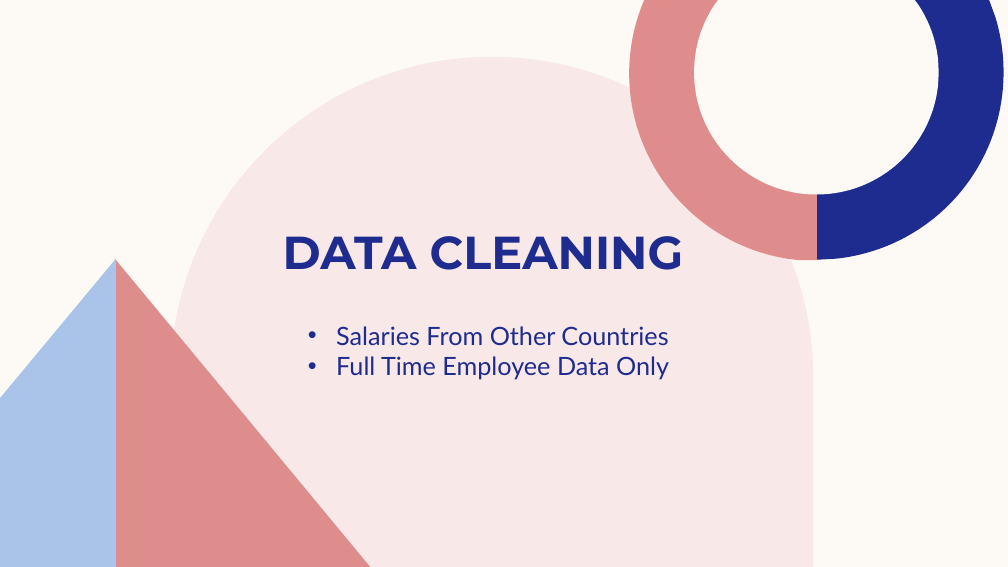
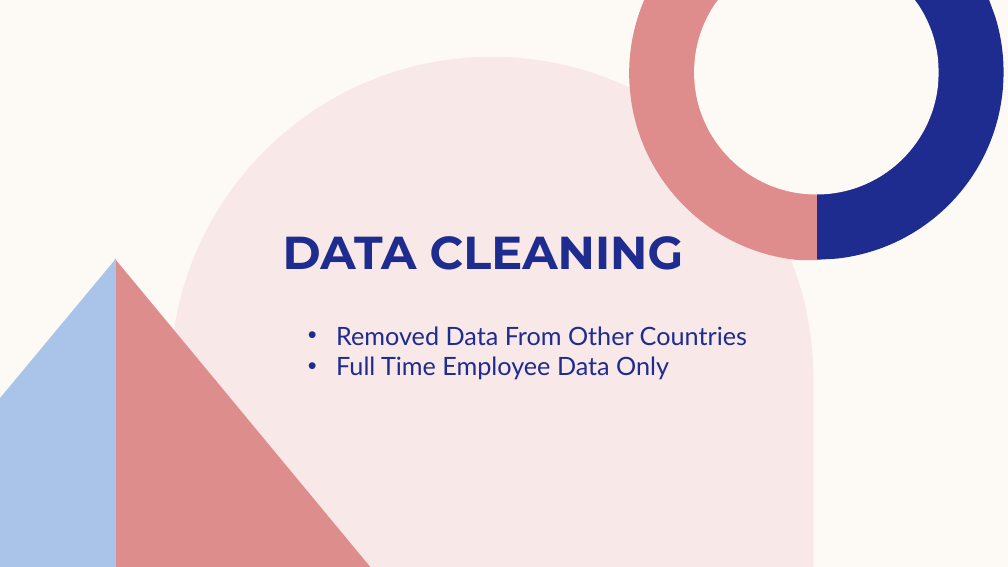
Before and after one commit to joshlynj/ds_salaries, a slide deck: slide 4 of powerpoint/Data Science Salaries from 2022-2023 pt2.pptx. Drawn at 1008x567 pixels with LibreOffice and Linux fonts; fonts in the diff are those of the drawing. Boxes give left, top, right and bottom in pixels: in the first picture for what was removed or moved away, otherwise in the second. Text is boxed around its words. In the diff, an @@ line names an element or a change of style, - is before the commit and + after.

```diff
--- a/powerpoint/Data Science Salaries from 2022-2023 pt2.pptx
+++ b/powerpoint/Data Science Salaries from 2022-2023 pt2.pptx
@@ text at (x1=336, y1=326, x2=747, y2=345): text changed @@
-• Salaries From Other Countries
+• Removed Data From Other Countries
```
Also in this commit, not shown: 2 other slides changed, 1 slide added, 1 slide removed.
